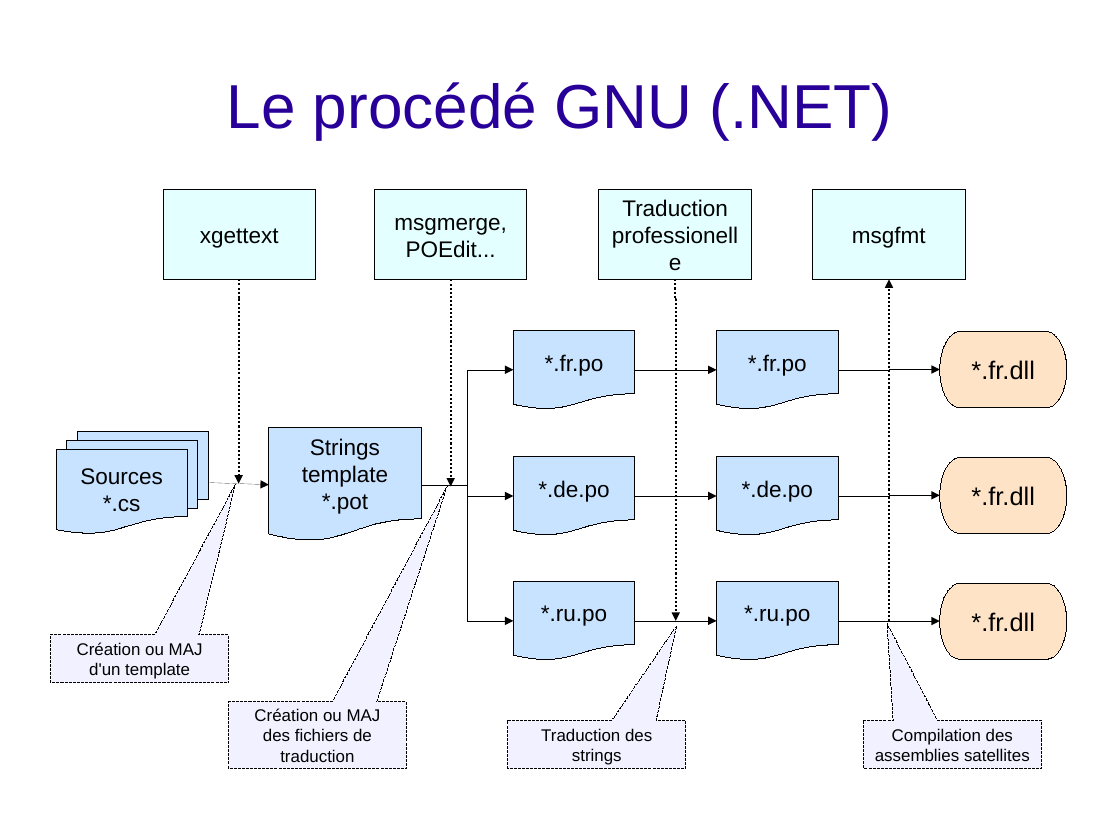
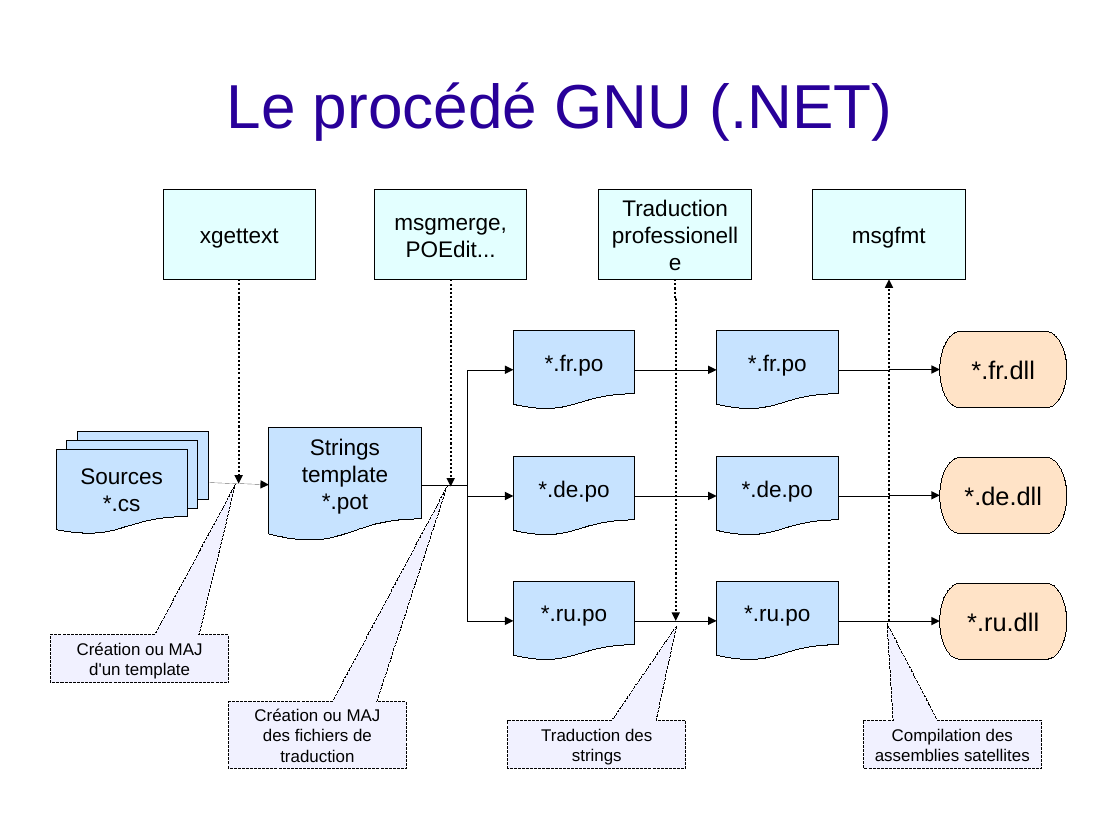
Before and after one commit to arbinada-com/gettext-dotnet, a slide deck: slide 6 of Docs/Solution_overview_fr.odp. Drawn at 1120x840 pixels with LibreOffice and Linux fonts; fonts in the diff are those of the drawing; background and template pictures are left out. Boxes give left, top, right and bottom in pixels: in the first picture for what was removed or moved away, otherwise in the second. Text is boxed around its words. In the diff, an @@ line names an element or a change of style, - is before the commit and + after.

```diff
--- a/Docs/Solution_overview_fr.odp
+++ b/Docs/Solution_overview_fr.odp
@@ text in pill shape at (x1=964, y1=486, x2=1042, y2=506): text changed @@
-*.fr.dll
+*.de.dll
@@ text in pill shape at (x1=967, y1=612, x2=1039, y2=632): text changed @@
-*.fr.dll
+*.ru.dll
```
Also in this commit, not shown: 1 other slide changed, 1 other file.
